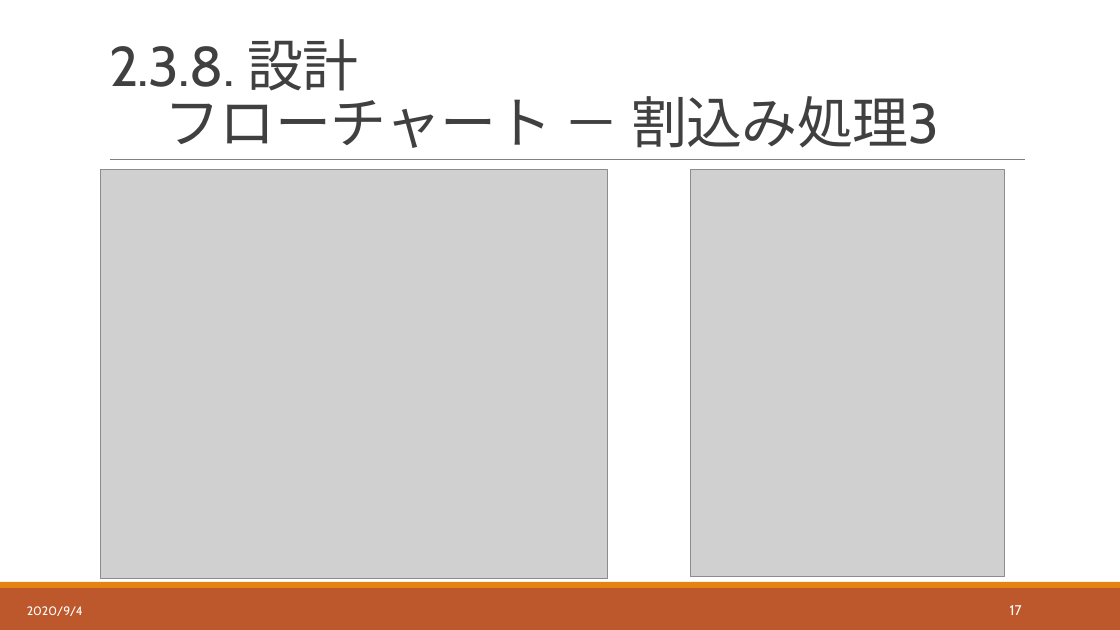
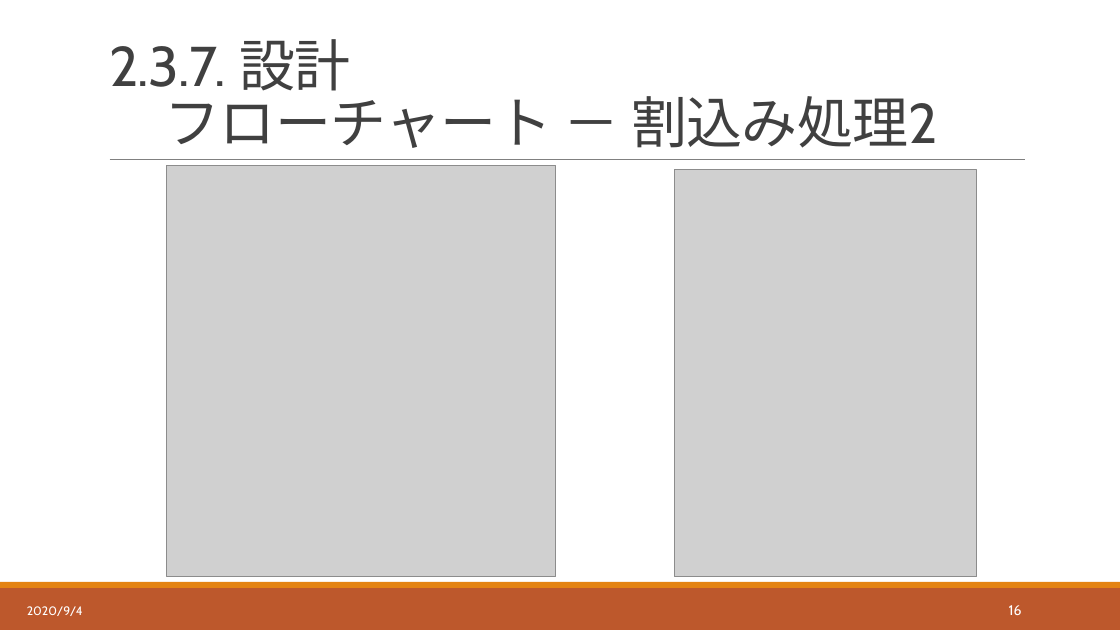
Before and after one commit to hakohumi/comp.train.whack-a-mole, a slide deck: slide 17 of 資料/設計書/発表資料/設計レビュー_発表資料.pptx (slide 18 before the commit). Drawn at 1120x630 pixels with LibreOffice and Linux fonts; fonts in the diff are those of the drawing; grey boxes stand for pictures. Boxes give left, top, right and bottom in pixels: in the first picture for what was removed or moved away, otherwise in the second. Text is boxed around its words. In the diff, an @@ line names an element or a change of style, - is before the commit and + after.

Commit message:
設計/レビュー後修正　 フローチャートの割込み処理を修正 発表資料を修正

```diff
--- a/資料/設計書/発表資料/設計レビュー_発表資料.pptx
+++ b/資料/設計書/発表資料/設計レビュー_発表資料.pptx
@@ title at <box>109,39,938,148</box>: text changed @@
-2.3.8. 設計
-フローチャート － 割込み処理3
+2.3.7. 設計
+フローチャート － 割込み処理2
@@ picture: place and size @@
-picture at <box>101,170,607,579</box>
+picture at <box>167,166,556,577</box>
@@ picture: place and size @@
-picture at <box>691,170,1005,577</box>
+picture at <box>675,170,977,577</box>
@@ page number at <box>1009,605,1022,615</box>: text changed @@
-17
+16
```
Also in this commit, not shown: 14 other slides changed, 1 slide removed, 13 other files.
